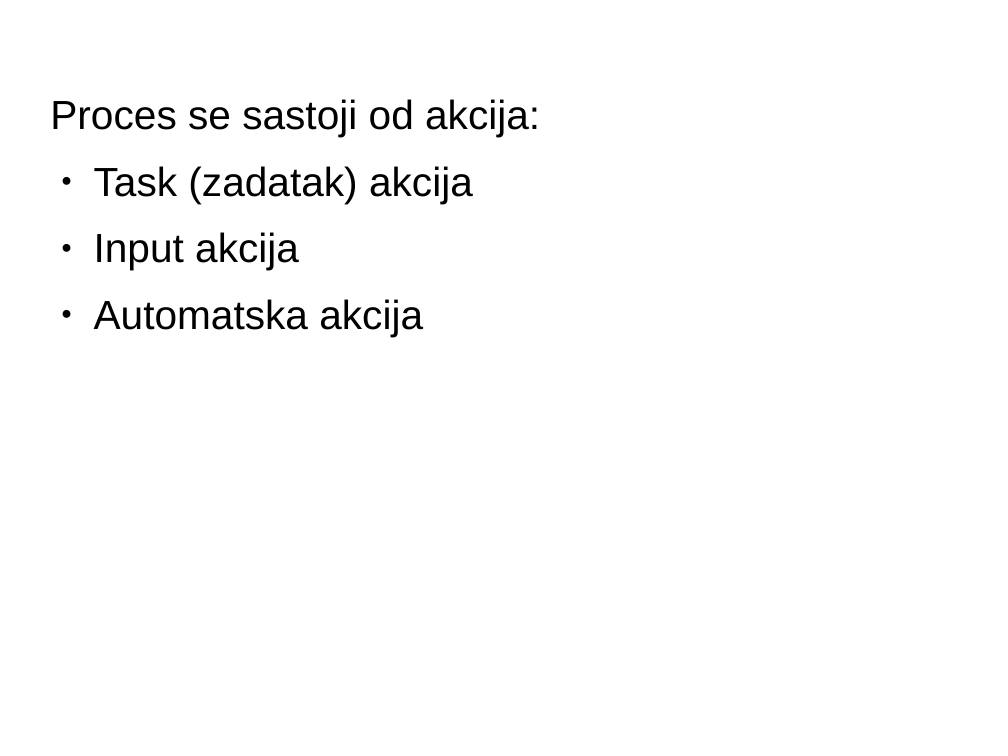
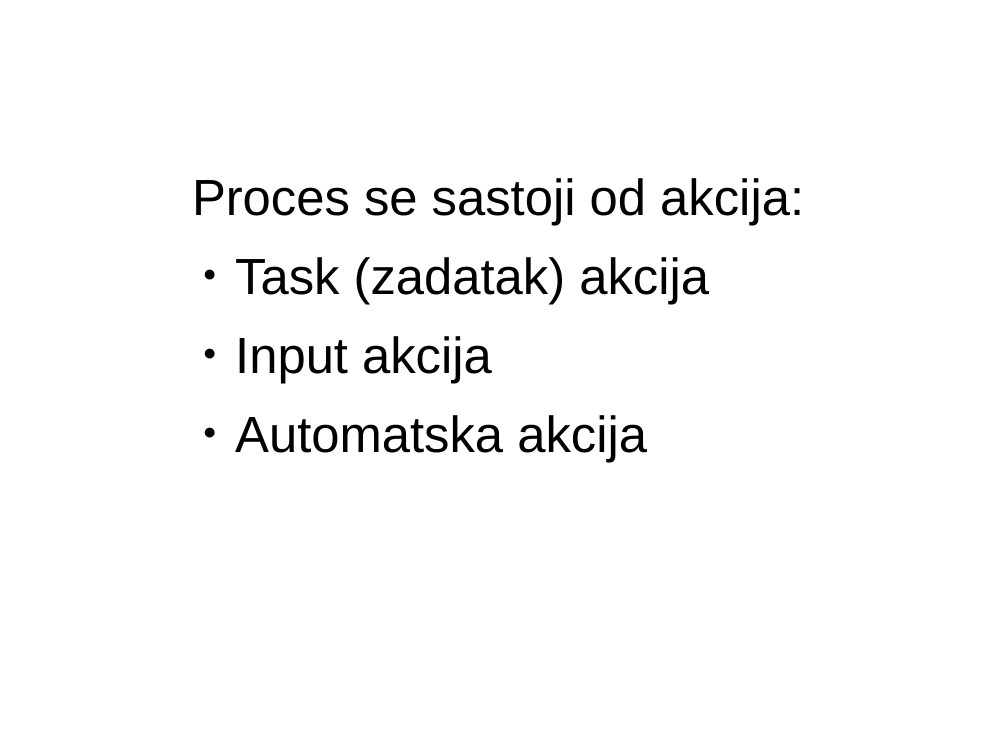
Before and after one commit to sljuka/bizflow, a slide deck: slide 8 of text/prezentacija.odp. Drawn at 1008x756 pixels with LibreOffice and Linux fonts; fonts in the diff are those of the drawing. Boxes give left, top, right and bottom in pixels: in the first picture for what was removed or moved away, otherwise in the second. Text is boxed around its words. In the diff, an @@ line names an element or a change of style, - is before the commit and + after.

```diff
--- a/text/prezentacija.odp
+++ b/text/prezentacija.odp
@@ text "Proces se sastoji od akcija:": place and size @@
-text "Proces se sastoji od akcija:" at [50,99,540,337]
+text "Proces se sastoji od akcija:" at [192,178,804,462]
@@ text "Proces se sastoji od akcija:" at [192,178,804,462]: size 32 to 40 pt @@
```
Also in this commit, not shown: 1 other slide changed, 2 slides added, 1 slide removed.
